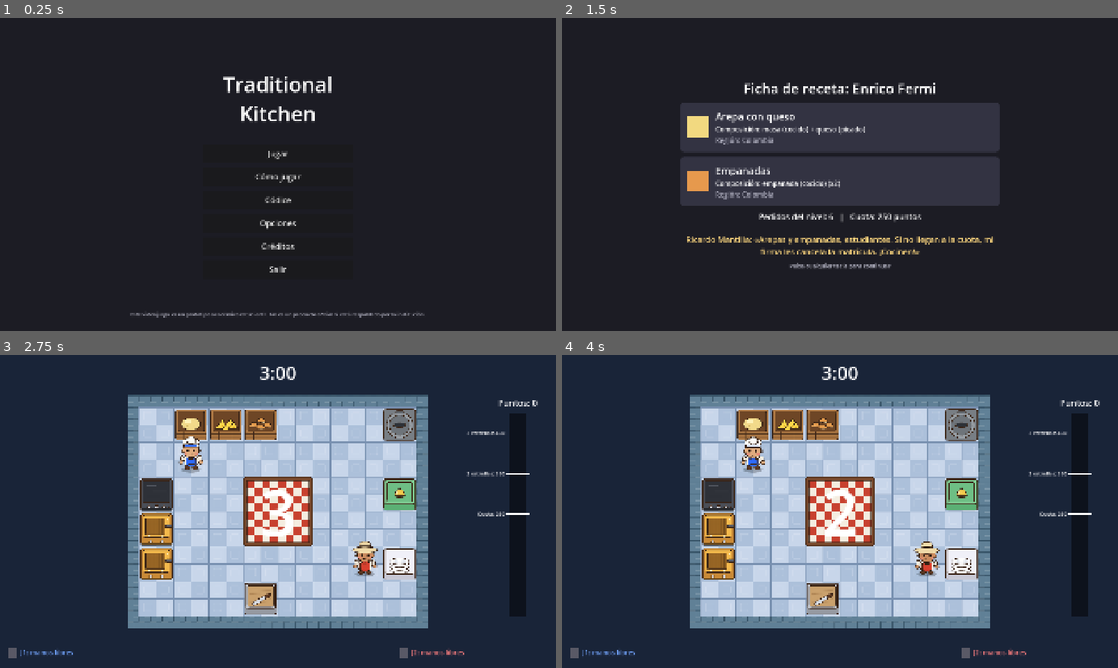
Above: before the commit, frames 1-4 (two rows, left to right).
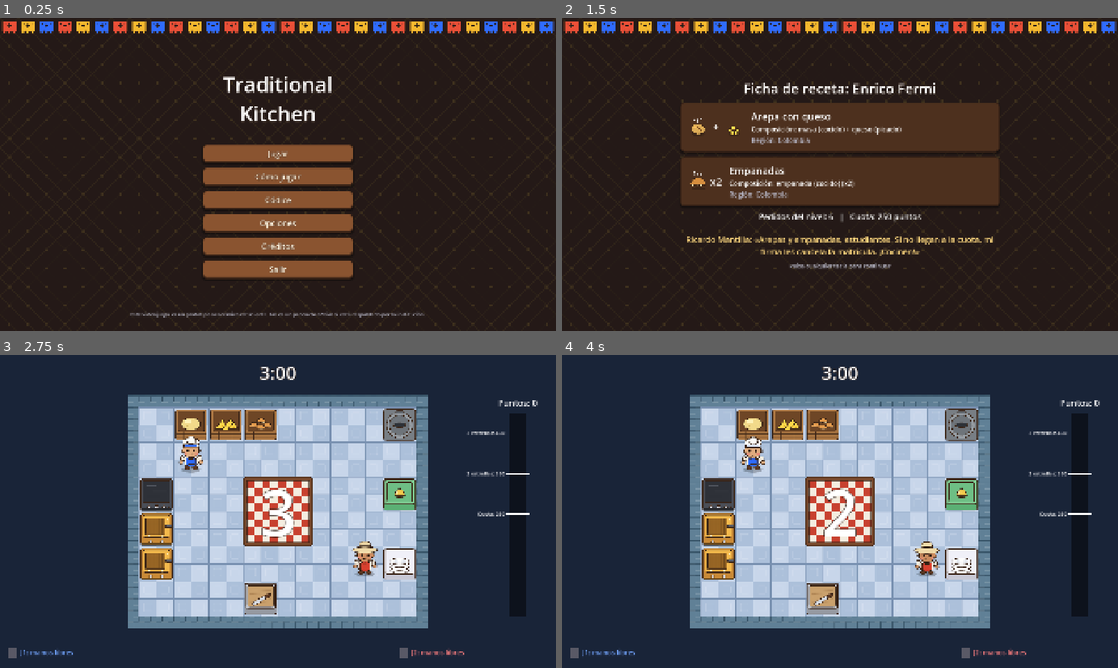
Above: after the commit, the same moments.

Repository: Penteo/traditional-kitchen
Game: Godot game, scene res://scenes/main/main.tscn
Same seed, same stepped clock (60 frames per second), same inputs: the game is played once before the commit and once after it.
Inputs (mouse positions are in pixels of both pictures, inside the frame that each line leads up to):
- Up to frame 1 (0.25 s): no input
- Up to frame 2 (1.5 s): click "Jugar" at 0.5 s; click "Jugar" at 1.25 s
- Up to frame 3 (2.75 s): tap Enter (ui_accept) at 2, 2.27 s; move the mouse to (400, 495) at 2.02 s; hold D (j1_derecha) from 2.03 s (still down); tap F (j1_interactuar) at 2.1 s; click (400, 495) at 2.17 s
- Up to frame 4 (4 s): tap Enter (ui_accept) at 2.75, 3.02, 3.5 s; move the mouse to (728, 527) at 2.77 s; release D (j1_derecha) at 2.78 s; hold S (j1_abajo) 2.78-3.53 s; tap G (j1_procesar) at 2.85 s; click (728, 527) at 2.92 s; move the mouse to (895, 442) at 3.52 s; hold D (j1_derecha) from 3.53 s (still down); tap . (j2_interactuar) at 3.6 s; click (895, 442) at 3.67 s

The runs differ from the first frame. In frame 1, 14% of the frame differs, in the area x 0-100%, y 1-99%; in frame 2, 22%; in frame 3, 0.2%; in frame 4, 0.1%.

Commit message:
feat: tema de madera, fondo, estrellas e iconos en menus y HUD

Diff:
--- a/scripts/vista/ficha_receta_view.gd
+++ b/scripts/vista/ficha_receta_view.gd
@@ -37,9 +37,9 @@
 	var fila := HBoxContainer.new()
 	fila.add_theme_constant_override("separation", 24)
 	tarjeta.add_child(fila)
-	var icono := _cuadro_color(Ingrediente.COLORES[receta.componentes[0]], 72.0)
-	icono.size_flags_vertical = Control.SIZE_SHRINK_CENTER
-	fila.add_child(icono)
+	var iconos := _iconos_receta(receta, 72.0)
+	iconos.size_flags_vertical = Control.SIZE_SHRINK_CENTER
+	fila.add_child(iconos)
 	var datos := VBoxContainer.new()
 	datos.size_flags_horizontal = Control.SIZE_EXPAND_FILL
 	fila.add_child(datos)
--- a/scripts/vista/hud_view.gd
+++ b/scripts/vista/hud_view.gd
@@ -186,6 +186,7 @@
 	tarjeta.add_child(caja)
 	caja.add_child(_etiqueta("#%d %s" % [pedido.numero, pedido.receta.nombre], 24, HORIZONTAL_ALIGNMENT_LEFT))
 	caja.add_child(_etiqueta(_componentes(pedido.receta), 18, HORIZONTAL_ALIGNMENT_LEFT, COLOR_TEXTO_SUAVE))
+	caja.add_child(_iconos_receta(pedido.receta, 40.0))
 	var barra := Control.new()
 	barra.custom_minimum_size = Vector2(ANCHO_BARRA_PEDIDO, ALTO_BARRA_PEDIDO)
 	var fondo := ColorRect.new()
--- a/scripts/vista/pantalla.gd
+++ b/scripts/vista/pantalla.gd
@@ -4,11 +4,13 @@
 
 signal volver_solicitado
 
-const COLOR_FONDO: Color = Color(0.11, 0.11, 0.14)
+const COLOR_FONDO: Color = Color(0.14, 0.10, 0.09)
 const COLOR_TEXTO_SUAVE: Color = Color(0.72, 0.72, 0.78)
+const CARPETA_UI: String = "res://assets/art/ui/"
 
 
 func _ready() -> void:
+	theme = TemaUI.obtener()
 	set_anchors_and_offsets_preset(Control.PRESET_FULL_RECT)
 	_construir()
 
@@ -37,6 +39,37 @@
 	fondo.mouse_filter = Control.MOUSE_FILTER_IGNORE
 	add_child(fondo)
 	fondo.set_anchors_and_offsets_preset(Control.PRESET_FULL_RECT)
+	_decorar_fondo()
+
+
+## Trama de rombos sobre el fondo y una guirnalda de papel picado arriba. Sin las imagenes, no se anade nada.
+func _decorar_fondo() -> void:
+	var trama := _textura_ui("fondo_tile.png")
+	if trama != null:
+		var tapiz := TextureRect.new()
+		tapiz.texture = trama
+		tapiz.expand_mode = TextureRect.EXPAND_IGNORE_SIZE
+		tapiz.stretch_mode = TextureRect.STRETCH_TILE
+		tapiz.mouse_filter = Control.MOUSE_FILTER_IGNORE
+		add_child(tapiz)
+		tapiz.set_anchors_and_offsets_preset(Control.PRESET_FULL_RECT)
+	var guirnalda := _textura_ui("guirnalda.png")
+	if guirnalda != null:
+		var franja := TextureRect.new()
+		franja.texture = guirnalda
+		franja.expand_mode = TextureRect.EXPAND_IGNORE_SIZE
+		franja.stretch_mode = TextureRect.STRETCH_TILE
+		franja.mouse_filter = Control.MOUSE_FILTER_IGNORE
+		add_child(franja)
+		franja.set_anchors_and_offsets_preset(Control.PRESET_TOP_WIDE)
+		franja.offset_bottom = float(guirnalda.get_height())
+
+
+func _textura_ui(nombre: String) -> Texture2D:
+	var ruta := CARPETA_UI + nombre
+	if ResourceLoader.exists(ruta):
+		return load(ruta) as Texture2D
+	return null
 
 
 ## Columna centrada donde se apilan los controles de la pantalla.
@@ -58,6 +91,9 @@
 	etiqueta.autowrap_mode = TextServer.AUTOWRAP_WORD_SMART
 	etiqueta.add_theme_font_size_override("font_size", tamano)
 	etiqueta.add_theme_color_override("font_color", color)
+	if tamano >= 48:
+		etiqueta.add_theme_color_override("font_outline_color", Color(0.15, 0.09, 0.06))
+		etiqueta.add_theme_constant_override("outline_size", 8)
 	return etiqueta
 
 
@@ -89,8 +125,58 @@
 
 
 func _estilo_tarjeta() -> StyleBoxFlat:
-	var estilo := StyleBoxFlat.new()
-	estilo.bg_color = Color(0.2, 0.2, 0.26)
-	estilo.set_corner_radius_all(12)
+	var estilo := TemaUI.caja(TemaUI.NOGAL, TemaUI.CONTORNO, 5)
 	estilo.set_content_margin_all(24.0)
 	return estilo
+
+
+## Fila de estrellas (llenas y vacias). Sin las imagenes, devuelve el texto de siempre.
+func _estrellas(cantidad: int, total: int = 3, lado: float = 48.0) -> Control:
+	var llena := _textura_ui("estrella_llena.png")
+	var vacia := _textura_ui("estrella_vacia.png")
+	if llena == null or vacia == null:
+		return _etiqueta("Estrellas: %d de %d" % [cantidad, total], 28)
+	var fila := HBoxContainer.new()
+	fila.alignment = BoxContainer.ALIGNMENT_CENTER
+	fila.add_theme_constant_override("separation", 8)
+	for i in total:
+		var estrella := TextureRect.new()
+		estrella.texture = llena if i < cantidad else vacia
+		estrella.custom_minimum_size = Vector2(lado, lado)
+		estrella.expand_mode = TextureRect.EXPAND_IGNORE_SIZE
+		estrella.stretch_mode = TextureRect.STRETCH_KEEP_ASPECT_CENTERED
+		fila.add_child(estrella)
+	return fila
+
+
+## Icono de un ingrediente en un estado dado; si no hay arte, el cuadro de color de siempre.
+func _icono_ingrediente(tipo: int, estado: int, lado: float) -> Control:
+	var ingrediente := Ingrediente.new(tipo as Ingrediente.Tipo, estado as Ingrediente.Estado)
+	if not IconoItem.hay_arte(ingrediente):
+		return _cuadro_color(Ingrediente.COLORES[tipo], lado)
+	var icono := IconoItemControl.new()
+	icono.custom_minimum_size = Vector2(lado, lado)
+	icono.establecer(ingrediente)
+	return icono
+
+
+## Los componentes de una receta como iconos: masa + queso, o empanada x2.
+func _iconos_receta(receta: Receta, lado: float) -> HBoxContainer:
+	var fila := HBoxContainer.new()
+	fila.add_theme_constant_override("separation", 4)
+	for i in receta.componentes.size():
+		if i > 0:
+			fila.add_child(_signo_receta("+", lado))
+		var icono := _icono_ingrediente(receta.componentes[i], receta.estados_componentes[i], lado)
+		icono.size_flags_vertical = Control.SIZE_SHRINK_CENTER
+		fila.add_child(icono)
+	if receta.unidades_por_pedido > 1:
+		fila.add_child(_signo_receta("x%d" % receta.unidades_por_pedido, lado))
+	return fila
+
+
+func _signo_receta(texto: String, lado: float) -> Label:
+	var signo := _etiqueta(texto, maxi(int(lado * 0.5), 14))
+	signo.custom_minimum_size = Vector2(lado * 0.6, lado)
+	signo.vertical_alignment = VERTICAL_ALIGNMENT_CENTER
+	return signo
--- a/scripts/vista/resultados_view.gd
+++ b/scripts/vista/resultados_view.gd
@@ -20,7 +20,10 @@
 	var columna := _columna(900.0)
 	var cumplida := resultado.cuota_cumplida
 	columna.add_child(_etiqueta("¡CUOTA CUMPLIDA!" if cumplida else "ORDEN DE EXPULSIÓN", 72, HORIZONTAL_ALIGNMENT_CENTER, Color(0.5, 1.0, 0.5) if cumplida else Color(1.0, 0.4, 0.4)))
-	columna.add_child(_etiqueta("Estrellas: %d de 3" % resultado.estrellas if cumplida else "Sin estrellas", 40))
+	if cumplida:
+		columna.add_child(_estrellas(resultado.estrellas, 3, 72.0))
+	else:
+		columna.add_child(_etiqueta("Sin estrellas", 40))
 	columna.add_child(_etiqueta("Puntaje: %d   |   Cuota: %d" % [resultado.puntaje, resultado.cuota], 34))
 	columna.add_child(_etiqueta("Pedidos entregados: %d\nPedidos vencidos: %d\nPedidos rechazados: %d\nPlatos quemados: %d" % [resultado.entregados, resultado.vencidos, resultado.rechazados, resultado.quemados], 28))
 	if not resultado.entradas_nuevas.is_empty():
--- a/scripts/vista/seleccion_nivel_view.gd
+++ b/scripts/vista/seleccion_nivel_view.gd
@@ -29,7 +29,7 @@
 	tarjeta.add_child(contenido)
 	contenido.add_child(_etiqueta(nivel.nombre, 42))
 	contenido.add_child(_etiqueta("Cuota: %d puntos" % nivel.cuota, 28))
-	contenido.add_child(_etiqueta("Estrellas: %d de 3" % progreso.estrellas_de(nivel.numero), 28))
+	contenido.add_child(_estrellas(progreso.estrellas_de(nivel.numero)))
 	var texto_estado := "Disponible" if desbloqueado else "Bloqueado: necesitas al menos 1 estrella en el nivel anterior"
 	var color_estado := Color(0.6, 0.9, 0.6) if desbloqueado else Color(1.0, 0.6, 0.5)
 	contenido.add_child(_etiqueta(texto_estado, 22, HORIZONTAL_ALIGNMENT_CENTER, color_estado))
--- /dev/null
+++ b/scripts/vista/tema_ui.gd
@@ -0,0 +1,97 @@
+class_name TemaUI
+extends RefCounted
+## Tema visual de madera para todas las pantallas (botones, paneles y deslizadores).
+## Se crea en codigo, asi no hace falta tocar ninguna escena. Si existe
+## res://assets/fonts/fuente_principal.ttf (o .otf), se usa como fuente por defecto.
+
+const FUENTES: Array[String] = ["res://assets/fonts/fuente_principal.ttf", "res://assets/fonts/fuente_principal.otf"]
+const MADERA: Color = Color(0.54, 0.33, 0.19)
+const MADERA_CLARA: Color = Color(0.67, 0.42, 0.24)
+const MADERA_OSCURA: Color = Color(0.36, 0.22, 0.13)
+const NOGAL: Color = Color(0.30, 0.19, 0.12)
+const CONTORNO: Color = Color(0.23, 0.14, 0.09)
+const CREMA: Color = Color(0.98, 0.94, 0.86)
+const MAIZ: Color = Color(0.95, 0.79, 0.30)
+
+static var _tema: Theme = null
+
+
+static func obtener() -> Theme:
+	if _tema == null:
+		_tema = _crear()
+	return _tema
+
+
+## Caja de madera con borde oscuro, grosor extra abajo (efecto de tabla) y sombra.
+static func caja(fondo: Color, borde: Color = CONTORNO, grosor_abajo: int = 6) -> StyleBoxFlat:
+	var estilo := StyleBoxFlat.new()
+	estilo.bg_color = fondo
+	estilo.border_color = borde
+	estilo.set_border_width_all(3)
+	estilo.border_width_bottom = grosor_abajo
+	estilo.set_corner_radius_all(12)
+	estilo.shadow_color = Color(0.0, 0.0, 0.0, 0.35)
+	estilo.shadow_size = 6
+	estilo.shadow_offset = Vector2(0.0, 4.0)
+	return estilo
+
+
+static func _crear() -> Theme:
+	var tema := Theme.new()
+
+	var normal := caja(MADERA)
+	var hover := caja(MADERA_CLARA)
+	var presionado := caja(MADERA_OSCURA, CONTORNO, 3)
+	var desactivado := caja(Color(0.38, 0.34, 0.31), Color(0.2, 0.18, 0.17))
+	for estilo in [normal, hover, presionado, desactivado]:
+		estilo.content_margin_left = 20.0
+		estilo.content_margin_right = 20.0
+		estilo.content_margin_top = 8.0
+		estilo.content_margin_bottom = 8.0
+	var foco := StyleBoxFlat.new()
+	foco.draw_center = false
+	foco.border_color = CREMA
+	foco.set_border_width_all(3)
+	foco.set_corner_radius_all(12)
+	foco.expand_margin_left = 3.0
+	foco.expand_margin_right = 3.0
+	foco.expand_margin_top = 3.0
+	foco.expand_margin_bottom = 3.0
+	tema.set_stylebox("normal", "Button", normal)
+	tema.set_stylebox("hover", "Button", hover)
+	tema.set_stylebox("pressed", "Button", presionado)
+	tema.set_stylebox("disabled", "Button", desactivado)
+	tema.set_stylebox("focus", "Button", foco)
+	tema.set_color("font_color", "Button", CREMA)
+	tema.set_color("font_hover_color", "Button", MAIZ)
+	tema.set_color("font_focus_color", "Button", CREMA)
+	tema.set_color("font_pressed_color", "Button", Color.WHITE)
+	tema.set_color("font_disabled_color", "Button", Color(0.68, 0.63, 0.58))
+	tema.set_color("font_outline_color", "Button", CONTORNO)
+	tema.set_constant("outline_size", "Button", 4)
+
+	var panel := caja(NOGAL, CONTORNO, 5)
+	panel.set_content_margin_all(16.0)
+	tema.set_stylebox("panel", "PanelContainer", panel)
+
+	var pista := StyleBoxFlat.new()
+	pista.bg_color = Color(0.16, 0.10, 0.07)
+	pista.border_color = CONTORNO
+	pista.set_border_width_all(2)
+	pista.set_corner_radius_all(6)
+	pista.set_content_margin_all(5.0)
+	var relleno := StyleBoxFlat.new()
+	relleno.bg_color = MAIZ
+	relleno.set_corner_radius_all(6)
+	var relleno_claro := StyleBoxFlat.new()
+	relleno_claro.bg_color = Color(1.0, 0.88, 0.45)
+	relleno_claro.set_corner_radius_all(6)
+	tema.set_stylebox("slider", "HSlider", pista)
+	tema.set_stylebox("grabber_area", "HSlider", relleno)
+	tema.set_stylebox("grabber_area_highlight", "HSlider", relleno_claro)
+
+	for ruta in FUENTES:
+		if ResourceLoader.exists(ruta):
+			tema.default_font = load(ruta) as Font
+			break
+	return tema
Binary file added: assets/art/ui/estrella_llena.png
Binary file added: assets/art/ui/estrella_vacia.png
Binary file added: assets/art/ui/fondo_tile.png
Binary file added: assets/art/ui/guirnalda.png
Not shown, added: scripts/vista/icono_item.gd.uid
Not shown, added: scripts/vista/icono_item_control.gd.uid
